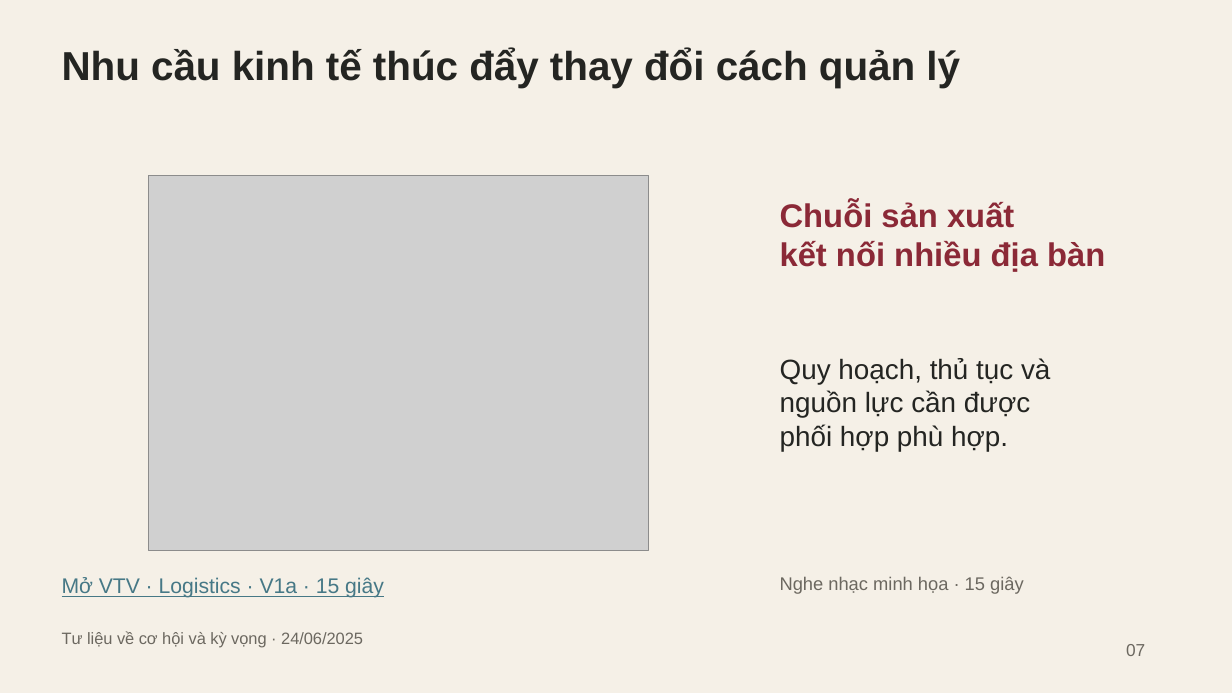
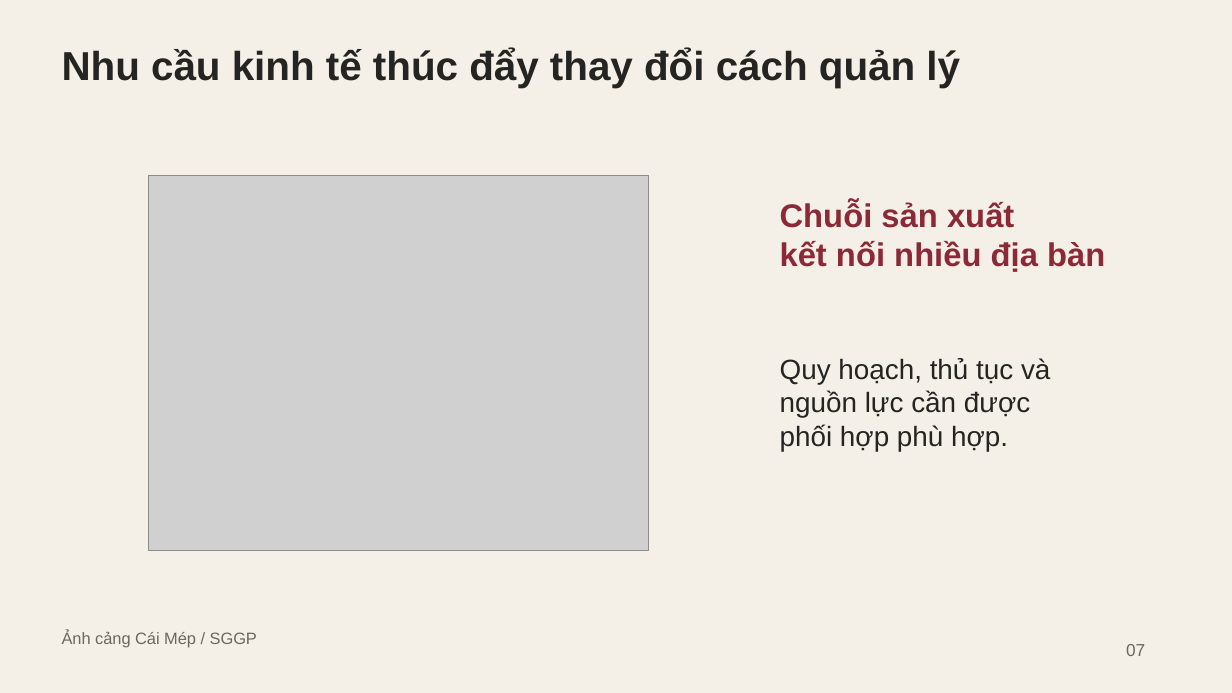
Before and after one commit to taido12358/MLN, a slide deck: slide 7 of Presents/11-doi-moi-kinh-te-chinh-tri-tinh-gon-bo-may/Slide-Chu-de-11-Sau-minigame.pptx. Drawn at 1232x693 pixels with LibreOffice and Linux fonts; fonts in the diff are those of the drawing; grey boxes stand for pictures. Boxes give left, top, right and bottom in pixels: in the first picture for what was removed or moved away, otherwise in the second. Text is boxed around its words. In the diff, an @@ line names an element or a change of style, - is before the commit and + after.

```diff
--- a/Presents/11-doi-moi-kinh-te-chinh-tri-tinh-gon-bo-may/Slide-Chu-de-11-Sau-minigame.pptx
+++ b/Presents/11-doi-moi-kinh-te-chinh-tri-tinh-gon-bo-may/Slide-Chu-de-11-Sau-minigame.pptx
@@ text removed at (62,577,384,598) @@
-Mở VTV · Logistics · V1a · 15 giây
@@ text removed at (780,576,1024,593) @@
-Nghe nhạc minh họa · 15 giây
@@ text at (62,631,257,648): text changed @@
-Tư liệu về cơ hội và kỳ vọng · 24/06/2025
+Ảnh cảng Cái Mép / SGGP
```
Also in this commit, not shown: 5 other slides changed, 56 other files.
